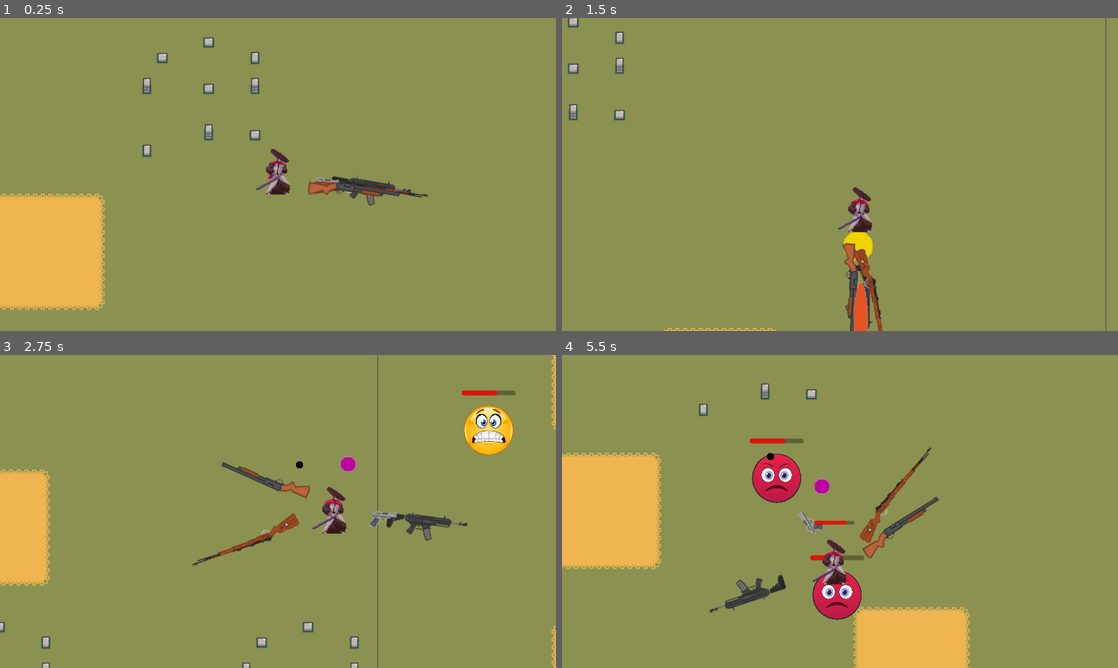
Above: before the commit, frames 1-4 (two rows, left to right).
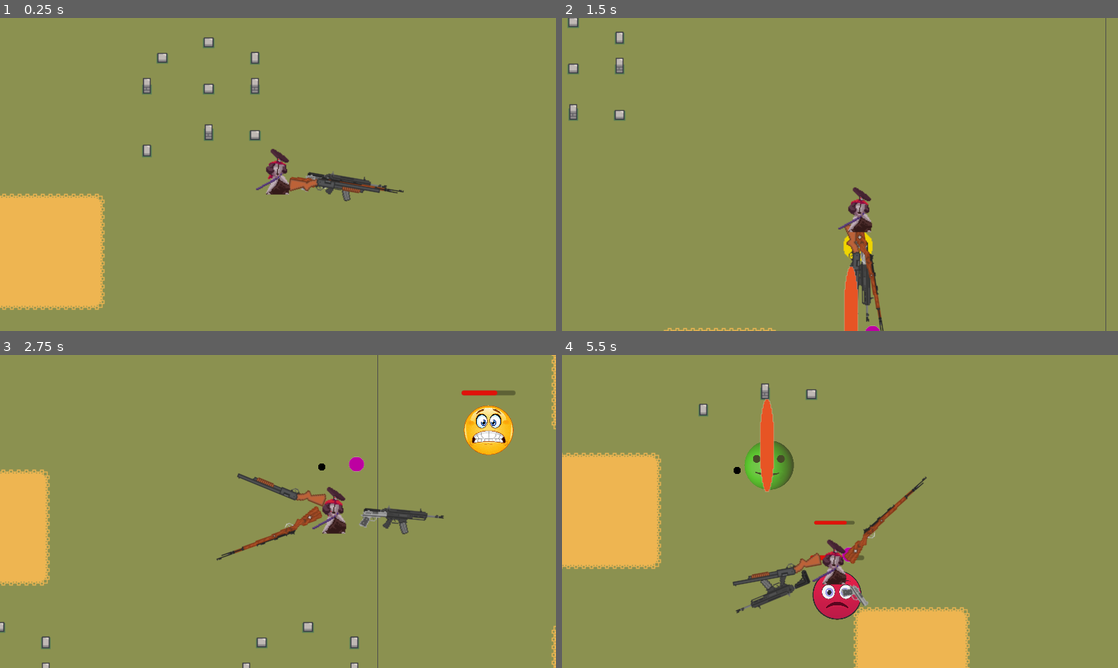
Above: after the commit, the same moments.

Repository: NemoDacremont/vampire_le_survivant
Game: Godot game, scene res://src/maps/first_map/map.tscn
Two runs of this game, one before a commit and one after it. Both use one fixed random seed, a clock stepped at 60 frames per second and the inputs below.
Inputs:
- Up to frame 1 (0.25 s): no input
- Up to frame 2 (1.5 s): hold D (move_right) 0.53-1.28 s; tap K (fireball) at 0.6, 1.35 s; hold S (move_down) from 1.28 s (still down)
- Up to frame 3 (2.75 s): release S (move_down) at 2.03 s; hold D (move_right) from 2.03 s (still down); tap K (fireball) at 2.1 s
- Up to frame 4 (5.5 s): release D (move_right) at 2.78 s; hold W (move_up) 2.78-3.53 s; tap K (fireball) every 0.75 s from 2.85 to 5.1 s; hold A (move_left) 3.53-5.03 s; hold S (move_down) from 5.03 s (still down)

The runs differ from the first frame. In frame 1, 0.9% of the frame differs, in the area x 52-77%, y 49-60%; in frame 2, 1.5%; in frame 3, 2.3%; in frame 4, 4.6%, in the area x 26-68%, y 14-83%.

Commit message:
Change weapons positions

Diff:
--- a/src/player/player.tscn
+++ b/src/player/player.tscn
@@ -132,16 +132,18 @@
 [node name="Weapons" type="Node" parent="."]
 
 [node name="AssaultRiffle" parent="Weapons" instance=ExtResource("5_7b8pn")]
-pos_offset = 100.0
+pos_offset = 75.0
 w_idle = 1.0
 
 [node name="Pistol" parent="Weapons" instance=ExtResource("6_kd7q8")]
-pos_offset = 50.0
+pos_offset = 40.0
 w_idle = 1.0
 
 [node name="Sniper" parent="Weapons" instance=ExtResource("7_vmnes")]
+pos_offset = 75.0
 
 [node name="Shotgun" parent="Weapons" instance=ExtResource("8_5x01g")]
+pos_offset = 60.0
 
 [connection signal="death" from="HealthComponent" to="." method="_on_health_component_death"]
 [connection signal="health_lost" from="HealthComponent" to="." method="_on_health_component_health_lost"]
